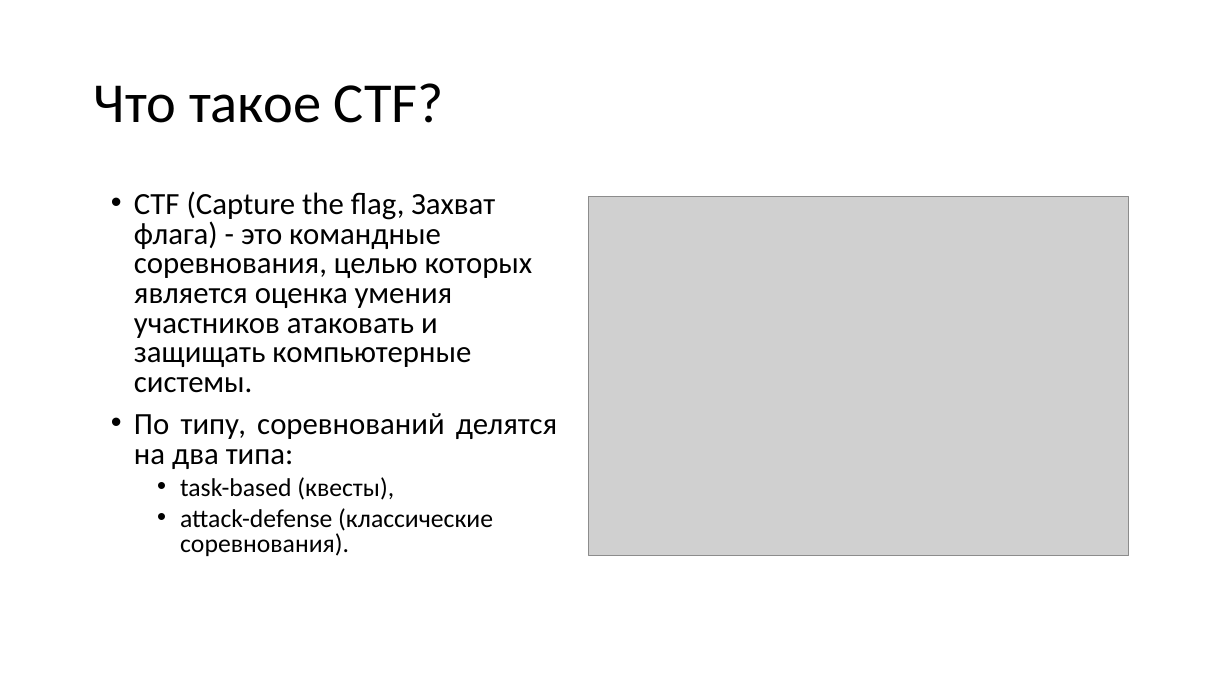
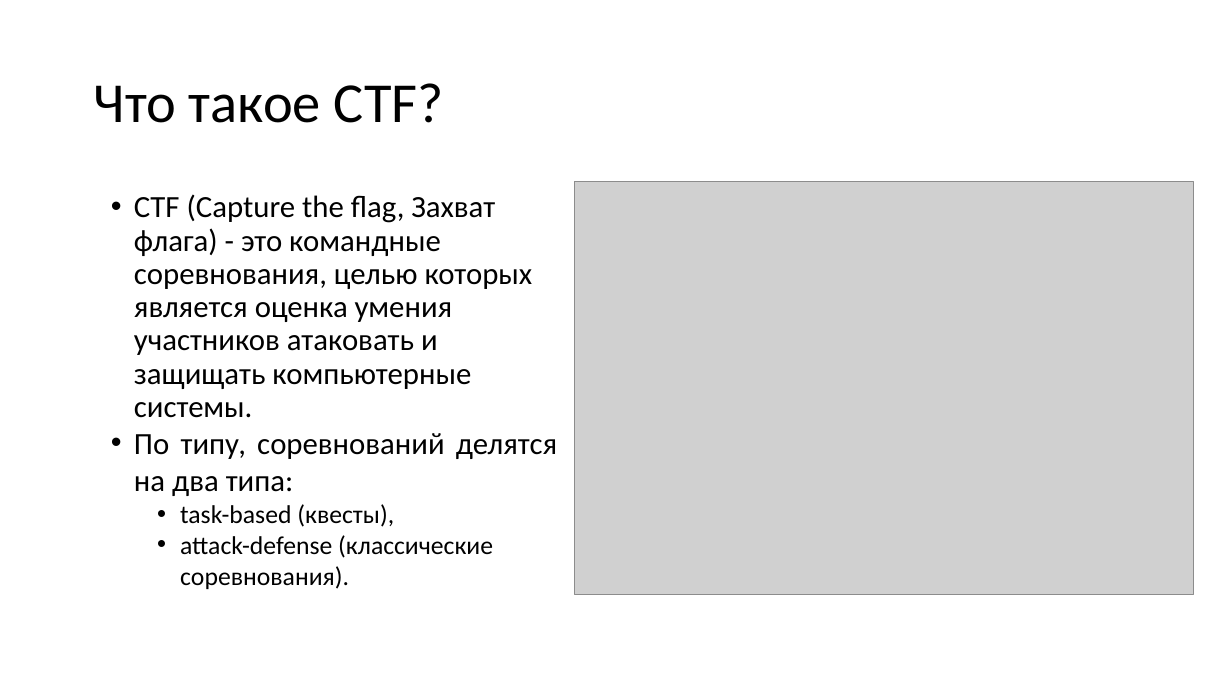
Before and after one commit to KevaTeam/ctf-attack-defense, a slide deck: slide 3 of report/ГПО+презентация.pptx. Drawn at 1232x693 pixels with LibreOffice and Linux fonts; fonts in the diff are those of the drawing; grey boxes stand for pictures. Boxes give left, top, right and bottom in pixels: in the first picture for what was removed or moved away, otherwise in the second. Text is boxed around its words. In the diff, an @@ line names an element or a change of style, - is before the commit and + after.

```diff
--- a/report/ГПО+презентация.pptx
+++ b/report/ГПО+презентация.pptx
@@ text "CTF (Capture the flag, Захват ..." at [134, 194, 557, 589]: line spacing 0.8 to 0.9; less space between paragraphs; line spacing 0.8 to 1 @@
@@ picture: place and size @@
-picture at [589, 196, 1128, 555]
+picture at [575, 182, 1193, 594]
```
Also in this commit, not shown: 10 other slides changed, 11 other files.
